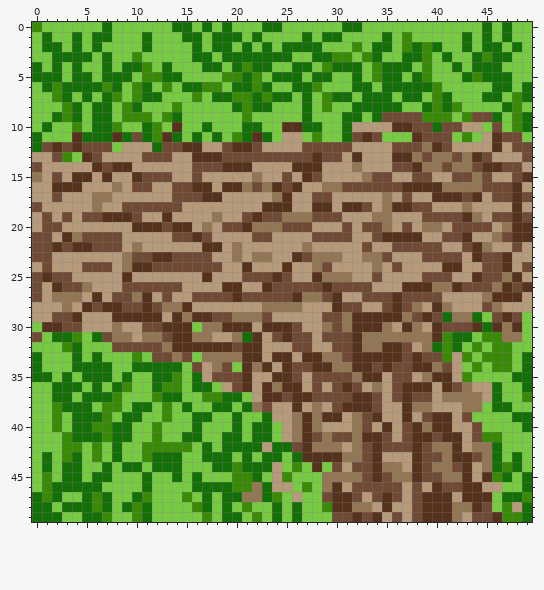
Two states of a pixel-art file, Assets/Sprites/Map/countryroudTurningv1.aseprite. Above, as it was before the edit.
50x50 pixels, 1 frame.
And afterwards:
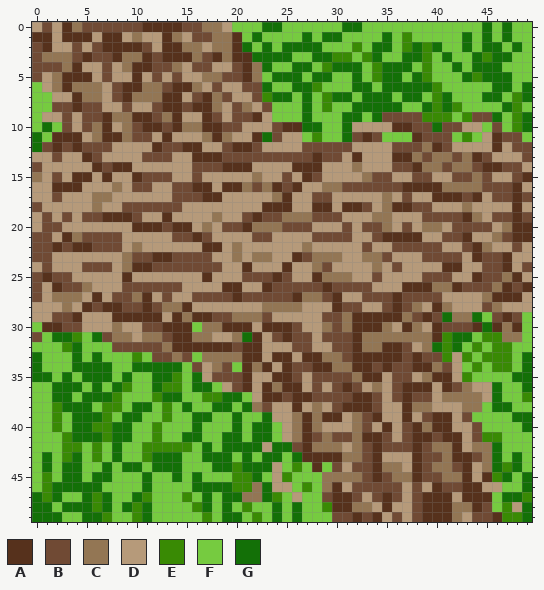
Palette (. is transparent): A #56311c  B #704a34  C #937654  D #b69a7a  E #398a04  F #76cb40  G #137007
The edit:
layer "Layer 3" added
Changed rows in their new state; - is an unchanged pixel.
Layer "Layer 3":
first column x 0:
 0 DBDACBBBBBBAAAABBCCD-----
 1 AADAAADAADCDDACDBBCCA----
 2 BADDBDBAAAABDAACCDCCA----
 3 BCCCBABBACCABAAACBACAA---
 4 BBBCADDBDCAABBCDBBDDBAC--
 5 BDCAAADBDDADBDBDDCCBBAC--
 6 -DCACCCDBAACCBAACDBDDBB--
 7 --DDACCDBACCCAADBACBDDB--
 8 --BBABBDDBDDBAABAACDBCDB-
 9 -DDBDBBACCAABCADDABDBBAD-
10 ---BDBCADCBAAB-CCAABBDDDB
11 --AA-DCA-C-BD-DDDCACDD--B
12 --------D---A------------
13 ---DD--------------------
Pixel boxes of the changes (left, top, right, bottom) in both pictures:
changed: (32, 22, 282, 162)
